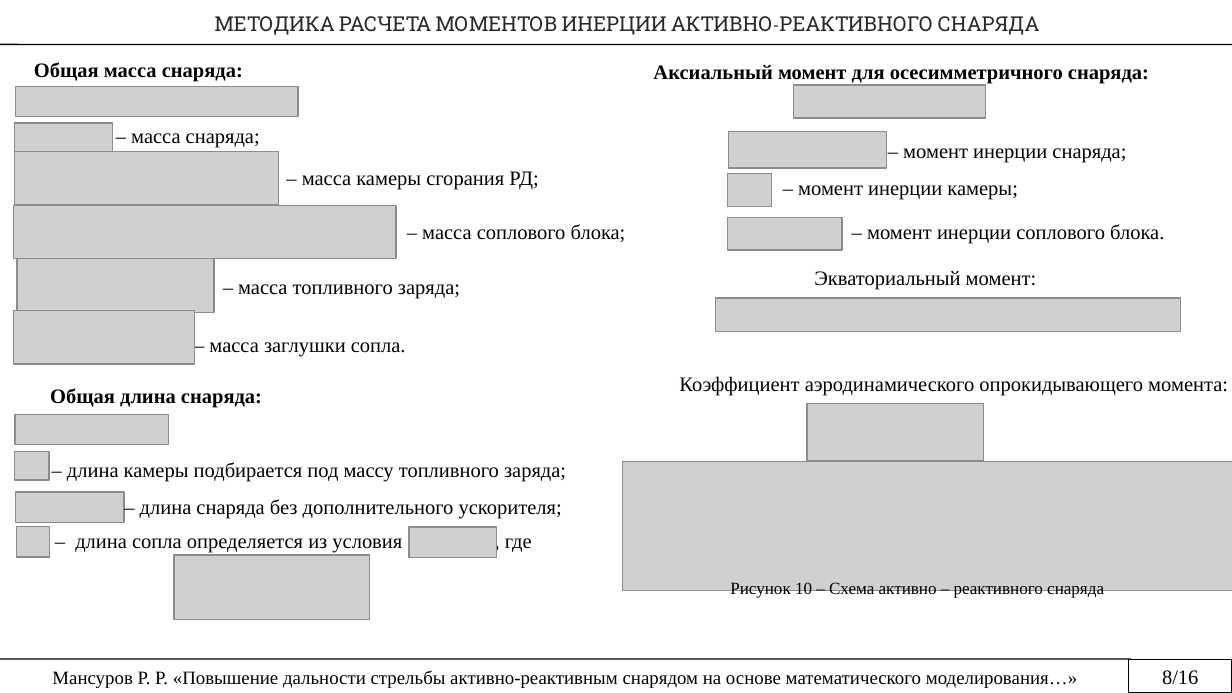
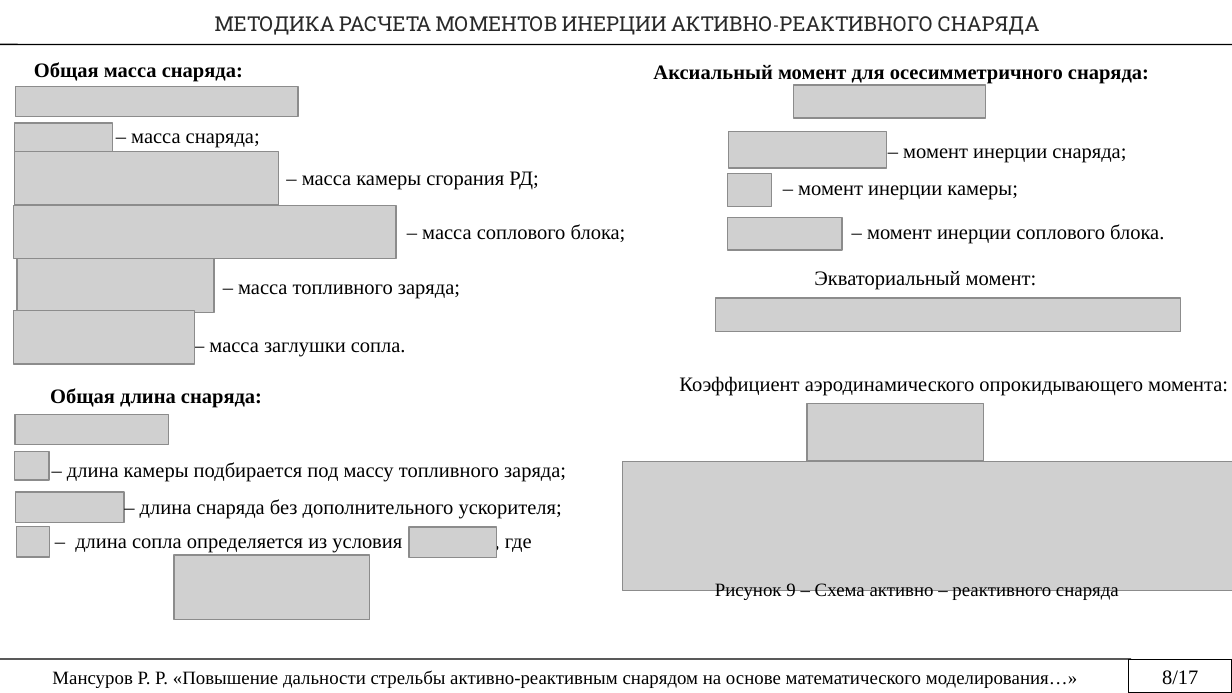
Before and after one commit to rustam-mansurov/cats, a slide deck: slide 8 of Мансуров Р.Р. — копия (2).pptx (slide 9 before the commit). Drawn at 1232x693 pixels with LibreOffice and Linux fonts; fonts in the diff are those of the drawing; grey boxes stand for pictures. Boxes give left, top, right and bottom in pixels: in the first picture for what was removed or moved away, otherwise in the second. Text is boxed around its words. In the diff, an @@ line names an element or a change of style, - is before the commit and + after.

```diff
--- a/Мансуров Р.Р. — копия (2).pptx
+++ b/Мансуров Р.Р. — копия (2).pptx
@@ text at box(715, 583, 1119, 601): text changed; size 10 to 11 pt @@
-Рисунок 10 – Схема активно – реактивного снаряда
+Рисунок 9 – Схема активно – реактивного снаряда
@@ text in rectangle at box(1162, 670, 1198, 685): text changed @@
-8/16
+8/17
```
Also in this commit, not shown: 12 other slides changed, 1 slide added, 1 slide removed.
